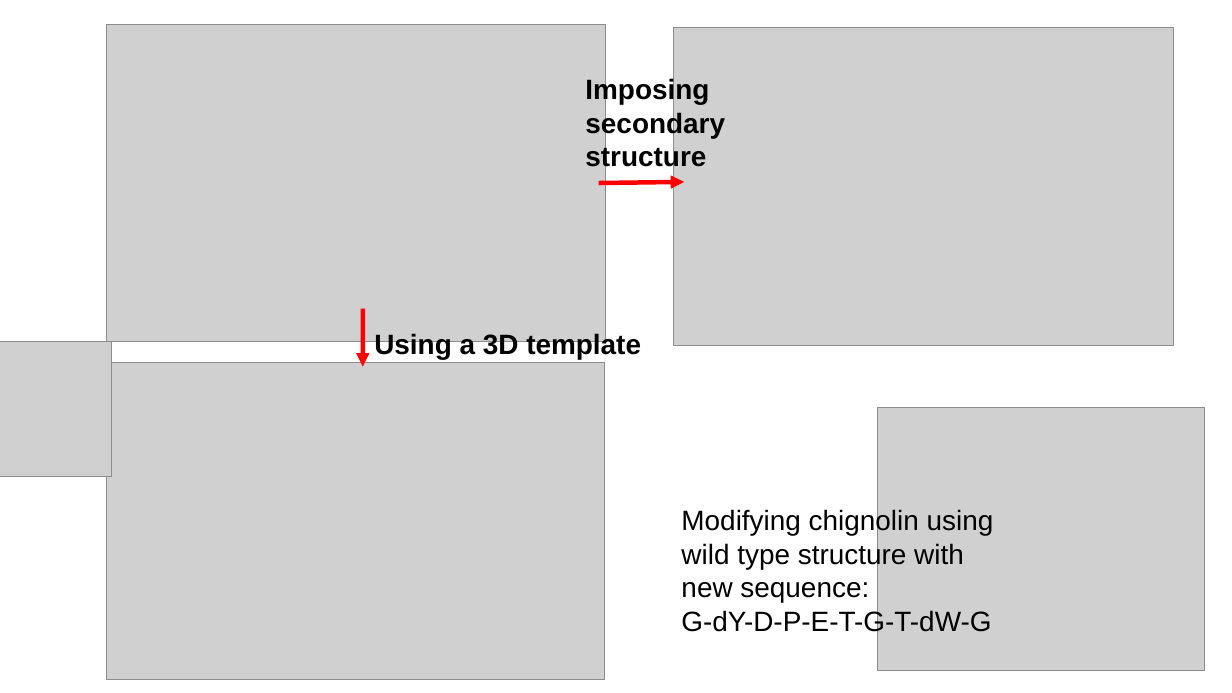
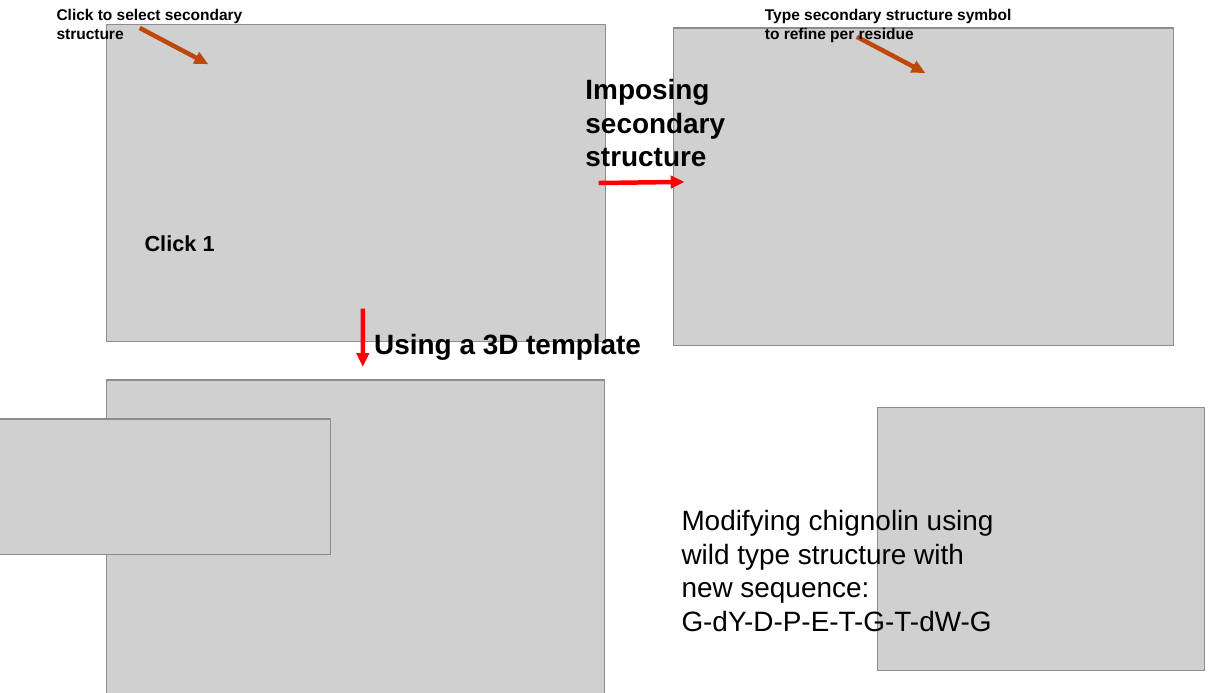
Before and after one commit to nchenche/pp-editor, a slide deck: slide 9 of doc/images/Monomer.pptx (slide 8 before the commit). Drawn at 1232x693 pixels with LibreOffice and Linux fonts; fonts in the diff are those of the drawing; grey boxes stand for pictures; background and template pictures are left out. Boxes give left, top, right and bottom in pixels: in the first picture for what was removed or moved away, otherwise in the second. Text is boxed around its words. In the diff, an @@ line names an element or a change of style, - is before the commit and + after.

```diff
--- a/doc/images/Monomer.pptx
+++ b/doc/images/Monomer.pptx
@@ text added at [57,8,242,42], 10 pt, text #000000, bold @@
+Click to select secondary structure
@@ arrow added from (140, 28) to (208, 64), #BE480A 2.89 pt @@
@@ text added at [765,8,1011,42], 10 pt, text #000000, bold @@
+Type secondary structure symbol to refine per residue
@@ arrow added from (857, 37) to (926, 73), #BE480A 2.89 pt @@
@@ text added at [145,235,215,252], 14 pt, text #000000, bold @@
+Click 1
@@ picture: place and size @@
-picture at [106,362,605,680]
+picture at [106,380,605,693]
@@ picture: place and size @@
-picture at [0,342,112,477]
+picture at [0,419,331,555]
```
Also in this commit, not shown: 2 slides added, 17 other files.
